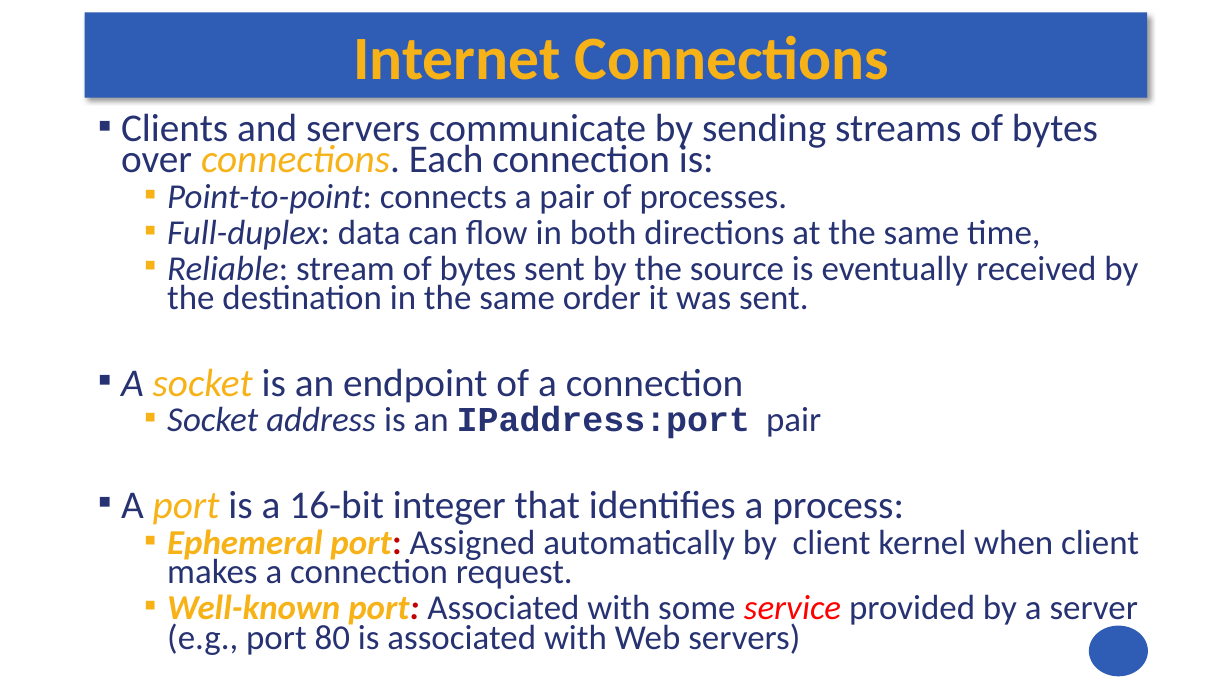
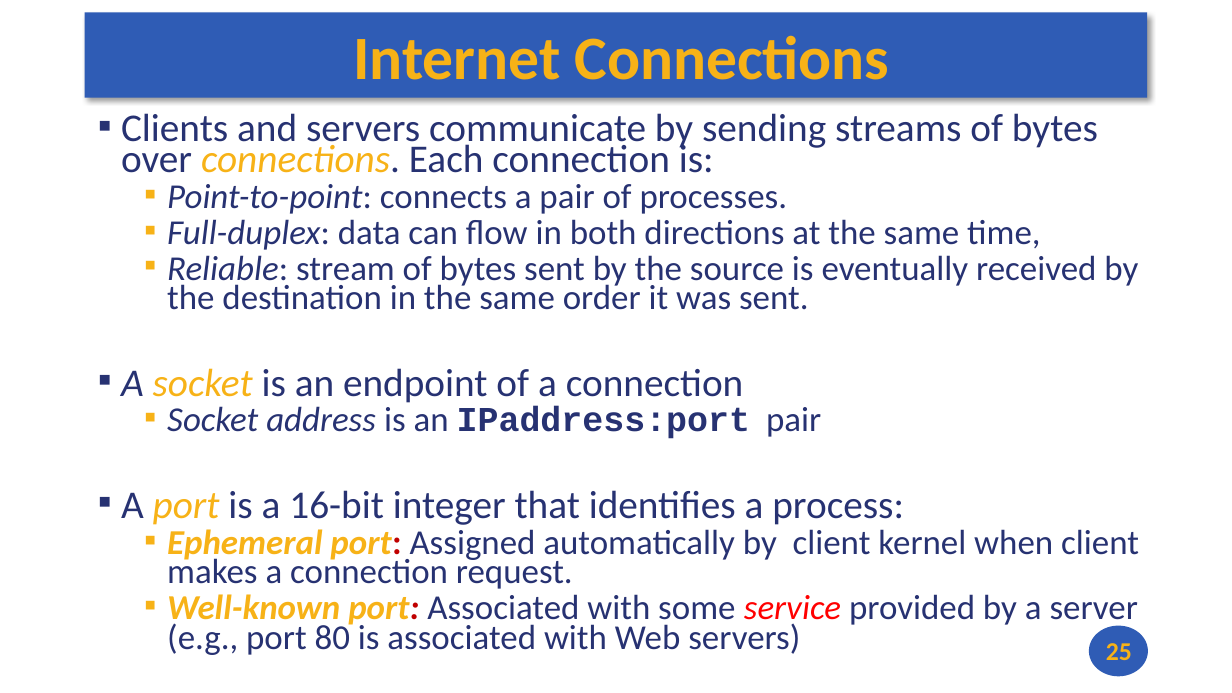
Before and after one commit to andrewt0301/hse-acos-course, a slide deck: slide 25 of docs/part2os/12_Networking/OS_Lecture_12.pptx. Drawn at 1232x693 pixels with LibreOffice and Linux fonts; fonts in the diff are those of the drawing. Boxes give left, top, right and bottom in pixels: in the first picture for what was removed or moved away, otherwise in the second. Text is boxed around its words. In the diff, an @@ line names an element or a change of style, - is before the commit and + after.

```diff
--- a/docs/part2os/12_Networking/OS_Lecture_12.pptx
+++ b/docs/part2os/12_Networking/OS_Lecture_12.pptx
@@ page number added at <box>1106,643,1132,660</box>, 20 pt, text #F7B217, bold @@
+25
```
Also in this commit, not shown: 29 other slides changed, 1 other file.
